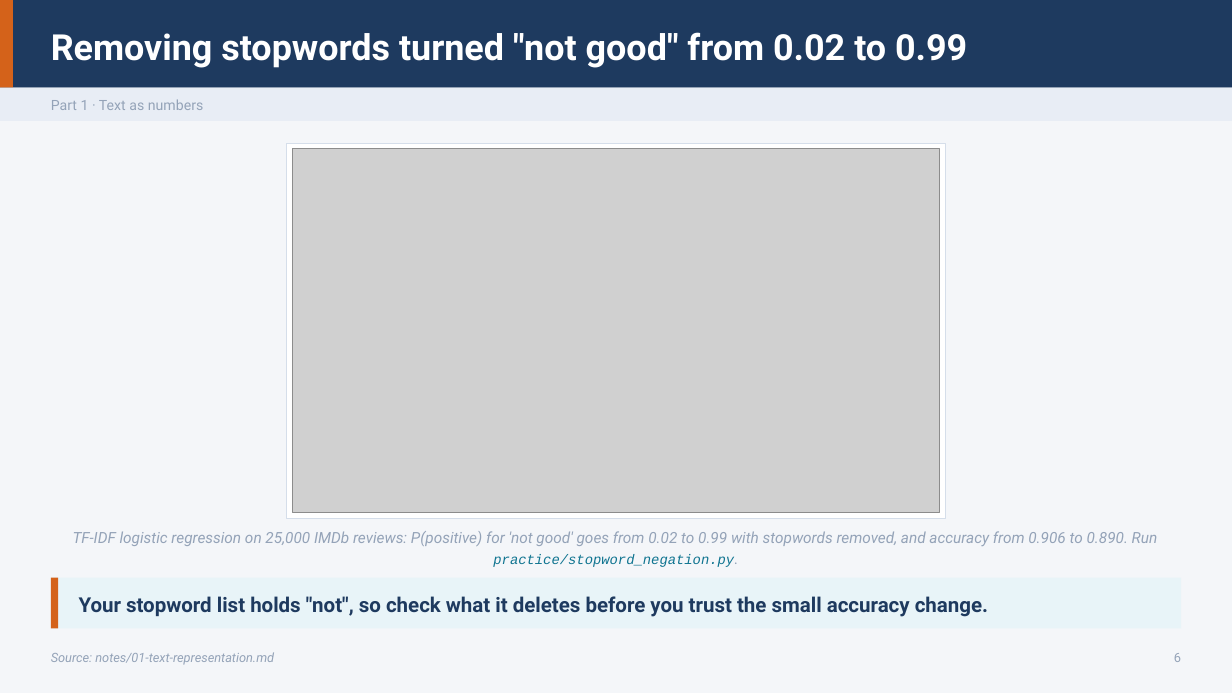
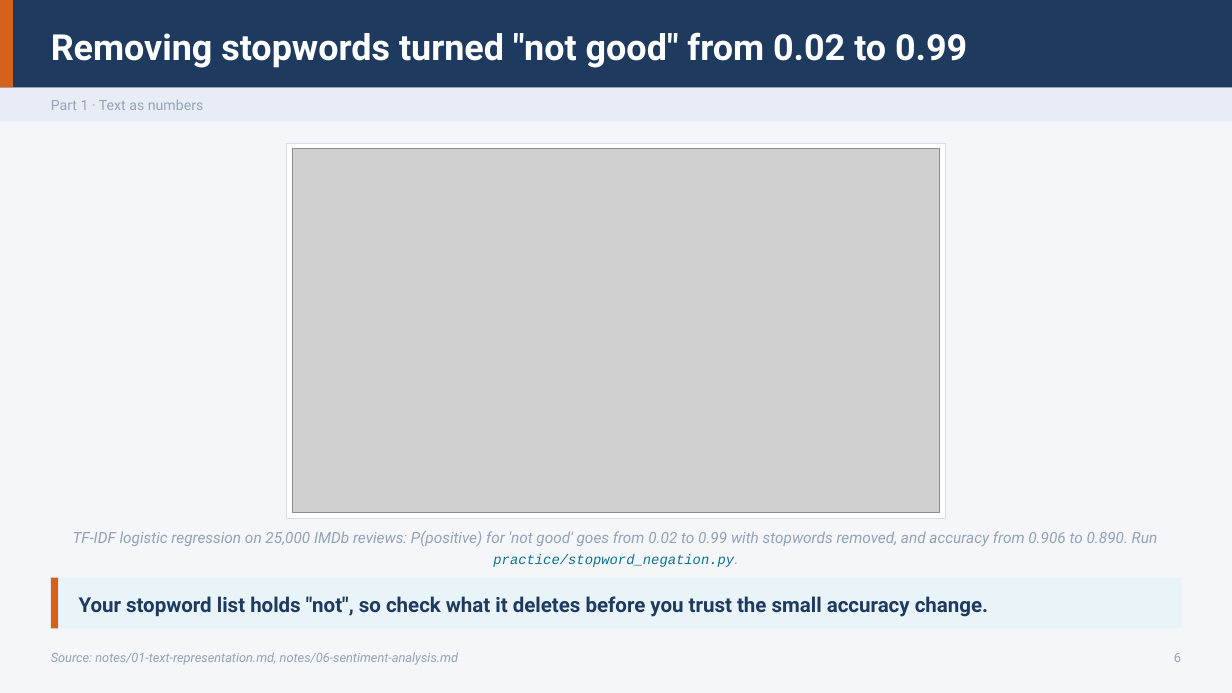
Before and after one commit to ramseywise/learn-ai-engineering, a slide deck: slide 6 of data-science/03-nlp/slides/nlp.pptx. Drawn at 1232x693 pixels with LibreOffice and Linux fonts; fonts in the diff are those of the drawing; grey boxes stand for pictures. Boxes give left, top, right and bottom in pixels: in the first picture for what was removed or moved away, otherwise in the second. Text is boxed around its words. In the diff, an @@ line names an element or a change of style, - is before the commit and + after.

```diff
--- a/data-science/03-nlp/slides/nlp.pptx
+++ b/data-science/03-nlp/slides/nlp.pptx
@@ text at [51, 652, 458, 665]: text changed @@
-Source: notes/01-text-representation.md
+Source: notes/01-text-representation.md, notes/06-sentiment-analysis.md
```
Also in this commit, not shown: 38 other files.
